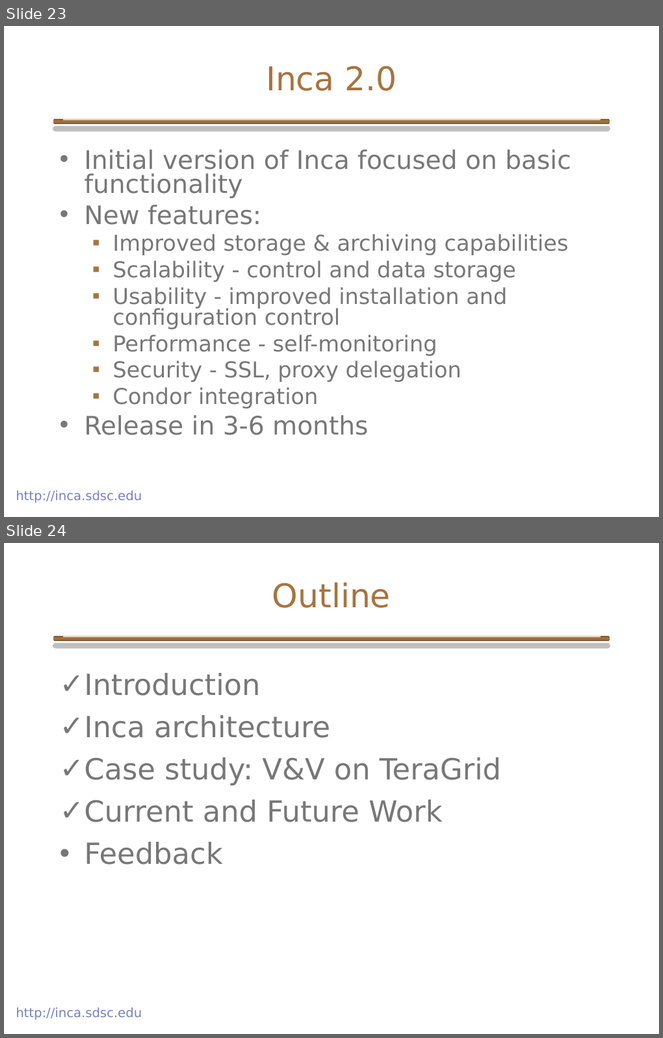
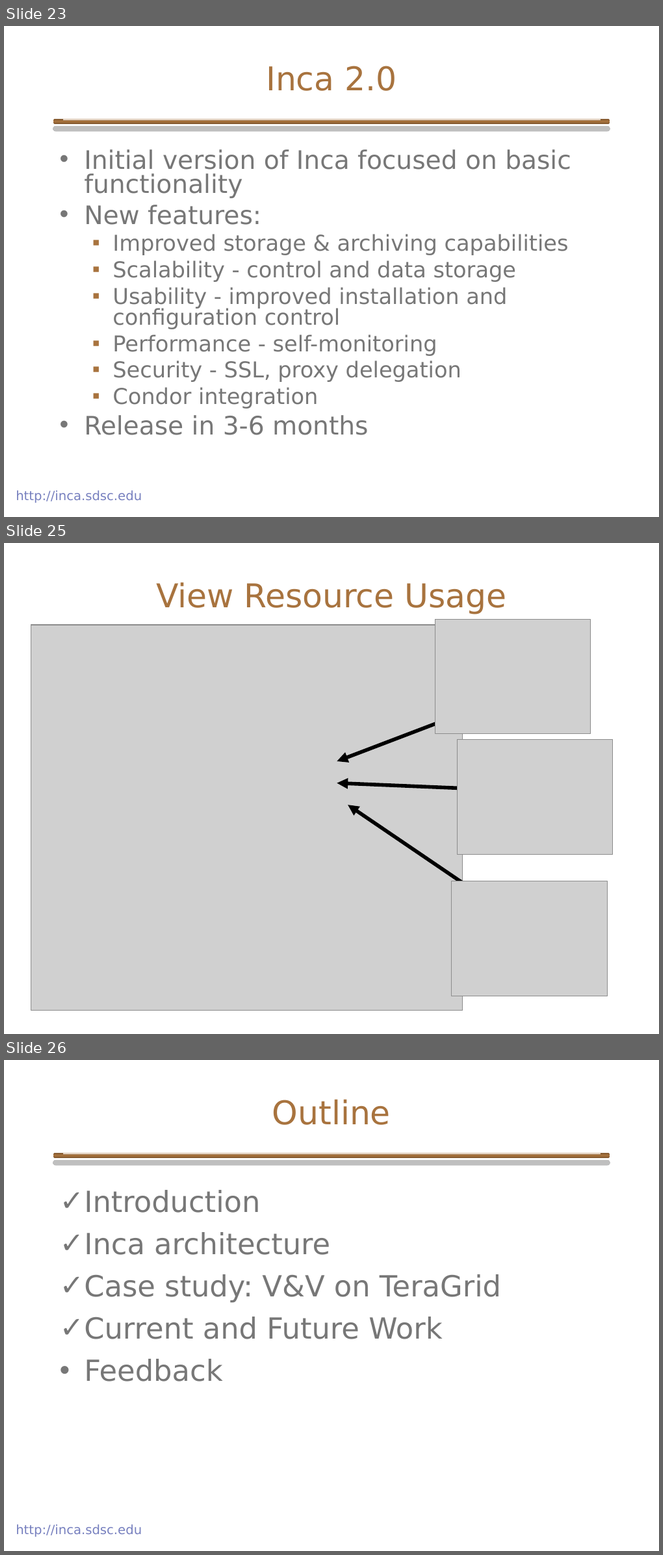
Before and after one commit to IncaProject/inca-xsede, a slide deck: talks/inca_GPW_06-2005.ppt. Shown one above the other, each under a label of ours: slides 23 and 24 before the commit, slides 23, 25 and 26 after it; the slides between them are not shown. The pictures are 663x1038 and 663x1555 pixels, drawn with LibreOffice and Linux fonts; fonts in the diff are those of the drawing; grey boxes stand for pictures; background and template pictures are left out. Boxes give left, top, right and bottom in pixels: in the first picture for what was removed or moved away, otherwise in the second. Text is boxed around its words. In the diff, an @@ line names an element or a change of style, - is before the commit and + after.

```diff
--- a/talks/inca_GPW_06-2005.ppt
+++ b/talks/inca_GPW_06-2005.ppt
@@ slide 25 added at (4, 543, 659, 1034), background #FFFFFF @@
@@ title added at (156, 582, 506, 615), 36 pt, text #A8733E @@
+View Resource Usage
@@ picture added at (435, 620, 590, 734) @@
@@ picture added at (31, 625, 463, 1011) @@
@@ arrow added from (451, 718) to (337, 761), #000000 4 pt @@
@@ picture added at (458, 739, 613, 855) @@
@@ arrow added from (468, 789) to (337, 783), #000000 4 pt @@
@@ arrow added from (484, 898) to (348, 805), #000000 4 pt @@
@@ picture added at (451, 882, 607, 997) @@
@@ what was slide 24 is now slide 26 @@
```
Also in this commit, not shown: 2 slides changed, 1 other slide added.
